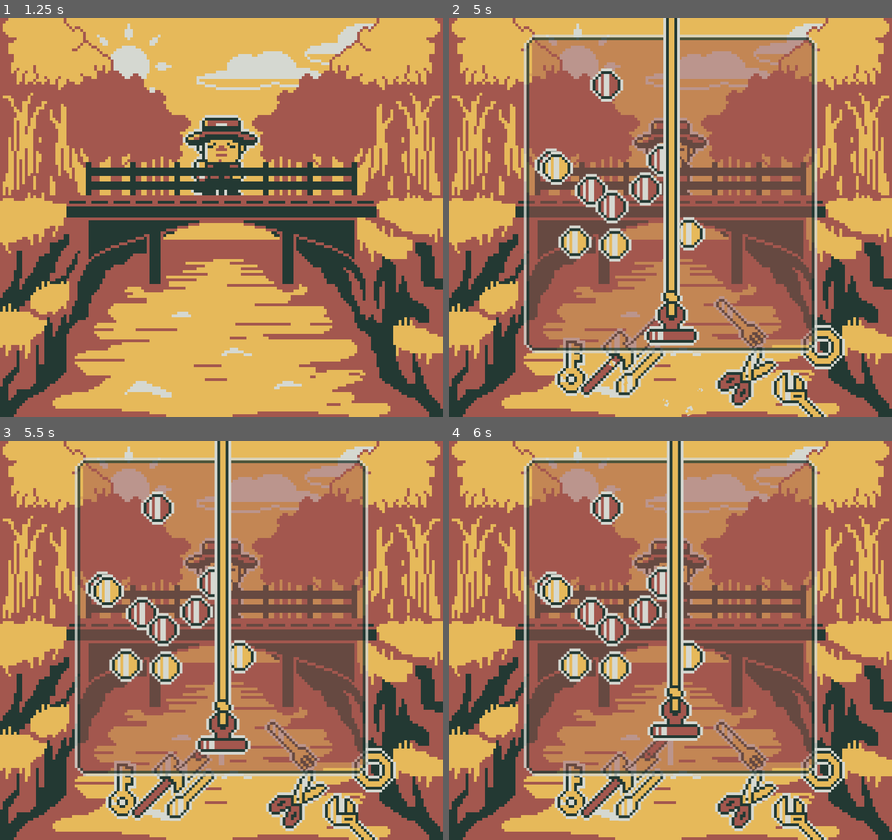
Above: before the commit, frames 1-4 (two rows, left to right).
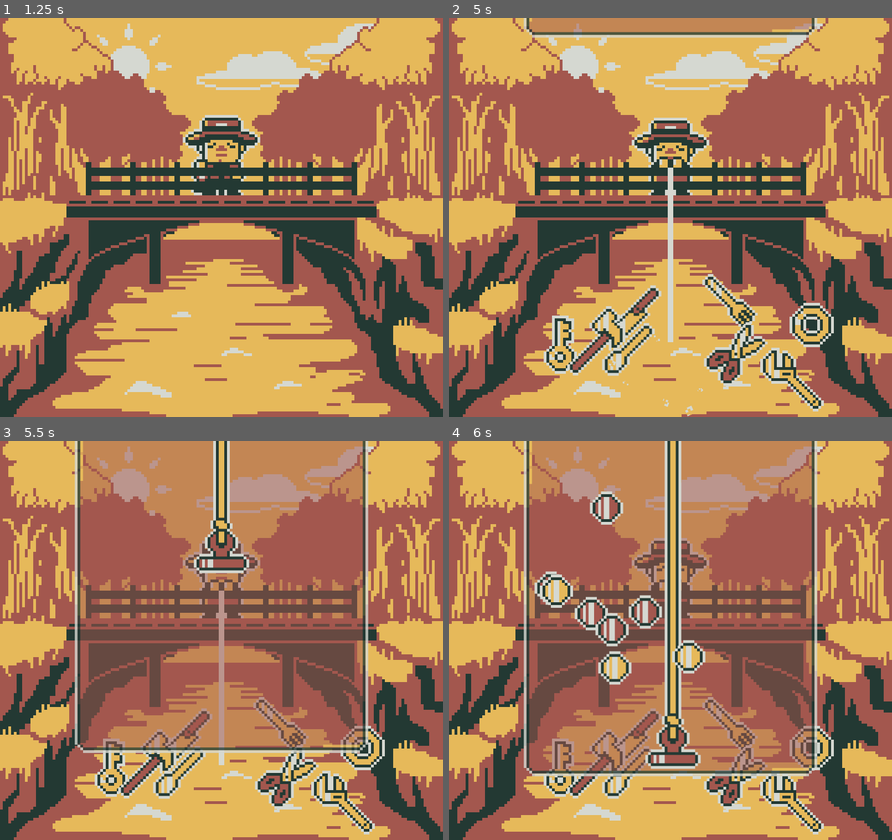
Above: after the commit, the same moments.

Repository: vida85/water-under-the-bridge
Game: Godot game, scene res://scenes/main menu/MainMenu.tscn
Same seed, same stepped clock (60 frames per second), same inputs: the game is played once before the commit and once after it.
Inputs (mouse positions are in pixels of both pictures, inside the frame that each line leads up to):
- Up to frame 1 (1.25 s): click "Play" at 0.5 s
- Up to frame 2 (5 s): tap Enter (ui_accept) at 1.25 s; move the mouse to (767, 197) at 1.27 s; hold D (right) 1.28-2 s; hold E (cast_line) 1.28-2 s; click (767, 197) at 1.42 s; tap Space (jump) at 1.52, 4.52 s; drag from (581, 237) to (736, 321) at 2.02 s; move the mouse to (714, 129) at 2.77 s; hold A (left) 2.78-3.5 s; hold E (cast_line) 2.78-3.5 s; drag from (648, 297) to (573, 369) at 3.52 s; move the mouse to (803, 277) at 4.27 s; hold D (right) from 4.28 s (still down); hold E (cast_line) from 4.28 s (still down); tap P (debug) at 4.9 s
- Up to frame 3 (5.5 s): release D (right) at 5 s; release E (cast_line) at 5 s; drag from (88, 580) to (239, 656) at 5.02 s
- Up to frame 4 (6 s): move the mouse to (692, 640) at 5.77 s; hold D (right) from 5.78 s (still down); hold E (cast_line) from 5.78 s (still down); click (692, 640) at 5.92 s

Frame 1 is identical in both runs. In frame 2, 41% of the frame differs, in the area x 16-90%, y 0-100%; in frame 3, 21%; in frame 4, 15%.

Commit message:
fixed spawning state in minigame offset

Diff:
--- a/magnet-gold/autoloads/game_state.gd
+++ b/magnet-gold/autoloads/game_state.gd
@@ -3,3 +3,11 @@
 
 var current_magnet: Magnets.Type = Magnets.Type.BASIC
 var current_money_earned: float = 0.0
+
+
+var inventory: Array[ItemResource]
+
+
+func update_items(items: Array[Item]) -> void:
+	for item in items:
+		inventory.append(item.item_resource)
--- a/magnet-gold/components/item spawn component/item_spawn_component.gd
+++ b/magnet-gold/components/item spawn component/item_spawn_component.gd
@@ -23,7 +23,7 @@
 	var x: float = randf_range(0,  item_spawn_area.size.x)
 	var y: float = randf_range(0, item_spawn_area.size.y)
 
-	return item_spawn_area.global_position + Vector2(x, y)
+	return item_spawn_area.position + Vector2(x, y)
 
 
 func _on_ready_for_minigame(attracted_items: Array) -> void:
--- a/magnet-gold/objects/item/item.gd
+++ b/magnet-gold/objects/item/item.gd
@@ -30,7 +30,7 @@
 
 
 func shake_item() -> void:
-	item_shake.add_trauma(.25)
+	pass
 
 
 func _input(event: InputEvent) -> void:
--- a/magnet-gold/scenes/bridges/MainGame.tscn
+++ b/magnet-gold/scenes/bridges/MainGame.tscn
@@ -52,17 +52,19 @@
 
 [node name="ItemSpawnArea" type="ReferenceRect" parent="." unique_id=1123986912]
 unique_name_in_owner = true
-offset_left = -56.0
-offset_top = 33.0
-offset_right = 55.0
-offset_bottom = 72.0
+offset_left = 20.0
+offset_top = 97.0
+offset_right = 131.0
+offset_bottom = 136.0
 
 [node name="MainCamera" parent="." unique_id=1132060896 instance=ExtResource("5_2wl6j")]
+offset = Vector2(80, 72)
 
 [node name="Player" parent="." unique_id=1516898991 instance=ExtResource("6_iovqx")]
-position = Vector2(0, -8)
+position = Vector2(80, 64)
 
 [node name="HomeBridge" type="StaticBody2D" parent="." unique_id=1131055364]
+position = Vector2(80, 72)
 
 [node name="LevelBG" type="Sprite2D" parent="HomeBridge" unique_id=1864412477]
 unique_name_in_owner = true
--- a/magnet-gold/scenes/mini game/MiniGame_v2.tscn
+++ b/magnet-gold/scenes/mini game/MiniGame_v2.tscn
@@ -5,13 +5,93 @@
 [ext_resource type="Texture2D" uid="uid://b6lfkmqsmpu6" path="res://scenes/magnet/textures/rope.png" id="2_jynqs"]
 [ext_resource type="Resource" uid="uid://crh5dh2gulls8" path="res://scenes/magnet/magnet_resource.tres" id="2_mq5h3"]
 
+[sub_resource type="Animation" id="Animation_plrat"]
+length = 0.001
+tracks/0/type = "value"
+tracks/0/imported = false
+tracks/0/enabled = true
+tracks/0/path = NodePath("BG/PanelContainer:size")
+tracks/0/interp = 1
+tracks/0/loop_wrap = true
+tracks/0/keys = {
+"times": PackedFloat32Array(0),
+"transitions": PackedFloat32Array(1),
+"update": 0,
+"values": [Vector2(106, 124)]
+}
+tracks/1/type = "value"
+tracks/1/imported = false
+tracks/1/enabled = true
+tracks/1/path = NodePath("MagnetArea:position")
+tracks/1/interp = 1
+tracks/1/loop_wrap = true
+tracks/1/keys = {
+"times": PackedFloat32Array(0),
+"transitions": PackedFloat32Array(1),
+"update": 0,
+"values": [Vector2(80, 118)]
+}
+
+[sub_resource type="Animation" id="Animation_mq5h3"]
+resource_name = "PopUp"
+step = 0.1
+tracks/0/type = "value"
+tracks/0/imported = false
+tracks/0/enabled = true
+tracks/0/path = NodePath("BG/PanelContainer:size")
+tracks/0/interp = 1
+tracks/0/loop_wrap = true
+tracks/0/keys = {
+"times": PackedFloat32Array(0, 0.7),
+"transitions": PackedFloat32Array(-2, -2),
+"update": 0,
+"values": [Vector2(106, 8), Vector2(106, 124)]
+}
+tracks/1/type = "value"
+tracks/1/imported = false
+tracks/1/enabled = true
+tracks/1/path = NodePath("MagnetArea:position")
+tracks/1/interp = 1
+tracks/1/loop_wrap = true
+tracks/1/keys = {
+"times": PackedFloat32Array(0.2, 1),
+"transitions": PackedFloat32Array(-2, -2),
+"update": 0,
+"values": [Vector2(80, -5), Vector2(80, 118)]
+}
+tracks/2/type = "method"
+tracks/2/imported = false
+tracks/2/enabled = true
+tracks/2/path = NodePath(".")
+tracks/2/interp = 1
+tracks/2/loop_wrap = true
+tracks/2/keys = {
+"times": PackedFloat32Array(0.9),
+"transitions": PackedFloat32Array(1),
+"values": [{
+"args": [],
+"method": &"begin_mini_game"
+}]
+}
+
+[sub_resource type="AnimationLibrary" id="AnimationLibrary_xrsr2"]
+_data = {
+&"RESET": SubResource("Animation_plrat"),
+&"popup": SubResource("Animation_mq5h3")
+}
+
 [sub_resource type="CircleShape2D" id="CircleShape2D_or2j1"]
 
 [node name="MiniGamev2" type="Node2D" unique_id=1868901409]
 script = ExtResource("1_xluq3")
 magnet_resource = ExtResource("2_mq5h3")
 
+[node name="AnimationPlayer" type="AnimationPlayer" parent="." unique_id=2082730199]
+unique_name_in_owner = true
+libraries/ = SubResource("AnimationLibrary_xrsr2")
+
 [node name="BG" type="Control" parent="." unique_id=1561498015]
+z_index = -2
 layout_mode = 3
 anchors_preset = 15
 anchor_right = 1.0
@@ -29,6 +109,7 @@
 anchors_preset = 15
 anchor_right = 1.0
 anchor_bottom = 1.0
+offset_top = -9.0
 offset_right = 106.0
 offset_bottom = 115.0
 grow_horizontal = 2
@@ -46,7 +127,7 @@
 
 [node name="MagnetArea" type="Area2D" parent="." unique_id=590136882]
 unique_name_in_owner = true
-position = Vector2(78, 118)
+position = Vector2(80, 118)
 collision_layer = 0
 collision_mask = 4
 
@@ -56,9 +137,9 @@
 texture = ExtResource("1_or2j1")
 region_rect = Rect2(4, 4, 8, 8)
 
-[node name="Rope" type="Sprite2D" parent="MagnetArea" unique_id=1142483371]
+[node name="Rope" type="Sprite2D" parent="MagnetArea/Magnet" unique_id=1142483371]
 unique_name_in_owner = true
-position = Vector2(0, -102)
+position = Vector2(0, -96)
 texture = ExtResource("2_jynqs")
 region_rect = Rect2(4, 4, 8, 8)
 
--- a/magnet-gold/scenes/mini game/mini_game_v2.gd
+++ b/magnet-gold/scenes/mini game/mini_game_v2.gd
@@ -18,6 +18,8 @@
 @onready var item_container: Node2D = %ItemContainer
 @onready var magnet_start_position: Marker2D = %MagnetStartPosition
 
+@onready var animation_player: AnimationPlayer = %AnimationPlayer
+
 
 var items: Array
 var items_original_locations: Array[Array]
@@ -35,9 +37,9 @@
 
 ## drag is a divider which controls the coin's acceleration and the time it takes
 ## to change direction. A higher value makes it less reactive.
-const DRAG: float = 45.0
-var drag: float = 45.0
-var max_speed: float = 200.0
+const DRAG: float = 25.0
+var drag: float = DRAG
+var max_speed: float = 300.0
 var _velocity: Vector2 = Vector2.ZERO
 var _quick_pull: bool = false
 
@@ -46,26 +48,31 @@
 	magnet_area.global_position = magnet_start_position.global_position
 	magnet_area.area_exited.connect(_on_area_exited)
 	magnet_area.area_entered.connect(_on_area_entered)
-	visible_on_screen_notifier_2d.screen_exited.connect(_on_screen_exited)
 	update_magnet_type()
+	animation_player.play("popup")
 
-	for _freebies in range(10):
+
+func begin_mini_game() -> void:
+	spawn_items.call_deferred()
+	for _freebies in range(randi_range(1, 9)):
 		spawn_coins()
-	spawn_items.call_deferred()
+
 	current_position = magnet_area.position
 	new_position = current_position
+	visible_on_screen_notifier_2d.screen_exited.connect(_on_screen_exited)
 
 
 func update_magnet_type() -> void:
 	var radius: float = magnet_resource.magnet_influence[GameState.current_magnet]
 	var texture: Texture2D = magnet_resource.magnet_textures[GameState.current_magnet]
 	magnet.texture = texture
+	magnet.z_index = -1
 	magnet_collision_shape.shape.radius = radius * 3
 	print("Radius of Magnet: ", radius)
 
 
 func _on_area_entered(area: Area2D) -> void:
-	if area is Item:
+	if area is Item and not _quick_pull:
 		items_acquired.append.call_deferred(area)
 		print("|----------> Item caught ", area)
 
@@ -101,19 +108,10 @@
 func _physics_process(delta: float) -> void:
 	var item: Item
 	var desired_velocity := Vector2.ZERO
-	# If there is one or more overlapping areas, we steer towards the first one.
 
-	# The desired velocity is a vector of length `max_speed` pointing
-	# towards the player.
 	for idx in range(items_acquired.size()):
 		item = items_acquired[idx]
 		desired_velocity = max_speed * item.global_position.direction_to(magnet_area.position)
-
-		# The follow steering equation works like so:
-		#
-		# 1. We calculate the difference between the desired and current
-		#    velocity.
-		# 2. We add a fraction of that difference to the current velocity.
 		var steering := desired_velocity - _velocity
 		_velocity += steering / drag
 		item.translate(_velocity * delta)
@@ -142,15 +140,22 @@
 
 		if items_original_parent != item.get_parent():
 			items_original_parent = item.get_parent()
+
 		items_original_locations.append([item, item.global_position])
+		print("Before Reparent")
+		print("item.global_position = ", item.global_position, "\nitem.position = ", item.position)
+		item.reparent(item_control, false)
+		item.position = Vector2.ZERO
+		item.global_position = Vector2.ZERO
+		print("After Reparent")
+		print("item.global_position = ", item.global_position, "\nitem.position = ", item.position)
+		item.item_sprite.scale = Vector2.ONE
+		item.shake_item()
 
-		item.shake_item()
-		item.reparent(item_control, false)
-		item.item_sprite.scale = Vector2.ONE
-		item_control.global_position = get_random_spawn_position()
+		item_control.position = get_random_spawn_position()
 
 		item_container.add_child(item_control)
-		print("Spawned Item: ", item)
+		print("Spawned Item: ", item, "position = ", item.global_position, "global_position = ", item.global_position)
 	print("Spawned Total: ", items.size())
 	print("+++++++++++++++++++++++++")
 
@@ -159,7 +164,7 @@
 	var x: float = randf_range(0,  spawn_area.size.x)
 	var y: float = randf_range(0, spawn_area.size.y)
 
-	return spawn_area.global_position + Vector2(x, y)
+	return spawn_area.position + Vector2(x, y)
 
 
 func _on_screen_exited() -> void:
@@ -184,6 +189,6 @@
 
 			item.reparent(items_original_parent, false)
 			item.global_position = item_location
-			item.item_sprite.scale = Vector2.ZERO
+			item.item_sprite.scale = Vector2.ZERO if !item.is_debug_on else Vector2.ONE
 
 			print("Item returning: ", item)
--- a/magnet-gold/scenes/popups/pop_ups.gd
+++ b/magnet-gold/scenes/popups/pop_ups.gd
@@ -32,7 +32,9 @@
 
 
 func populate_scroll_container(items: Array) -> void:
-	for item: Item in items:
+	GameState.update_items(items.duplicate())
+
+	for item_resource: ItemResource in GameState.inventory:
 		var item_box_slot:= HBoxContainer.new()
 		var item_texture_rect:= TextureRect.new()
 		var item_label:= Label.new()
@@ -41,12 +43,12 @@
 		item_box_slot.size_flags_horizontal = Control.SIZE_SHRINK_CENTER
 		item_box_slot.size_flags_vertical = Control.SIZE_SHRINK_CENTER
 
-		item_texture_rect.texture = item.item_resource.texture
+		item_texture_rect.texture = item_resource.texture
 		item_texture_rect.stretch_mode = TextureRect.STRETCH_KEEP_ASPECT
 		item_texture_rect.size_flags_horizontal = Control.SIZE_SHRINK_CENTER
 		item_texture_rect.size_flags_vertical = Control.SIZE_SHRINK_CENTER
 
-		item_label.text = item.item_resource.name
+		item_label.text = item_resource.name
 
 		item_box_slot.add_child(item_texture_rect)
 		item_box_slot.add_child(item_label)
Not shown, changed: magnet-gold/kanban_tasks_data.kanban
